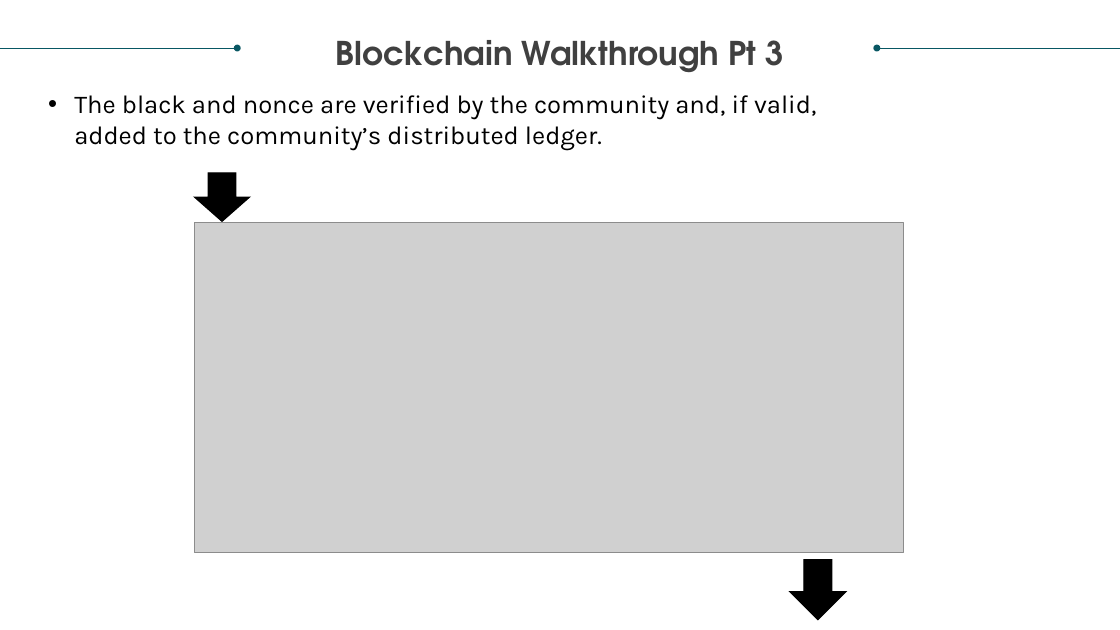
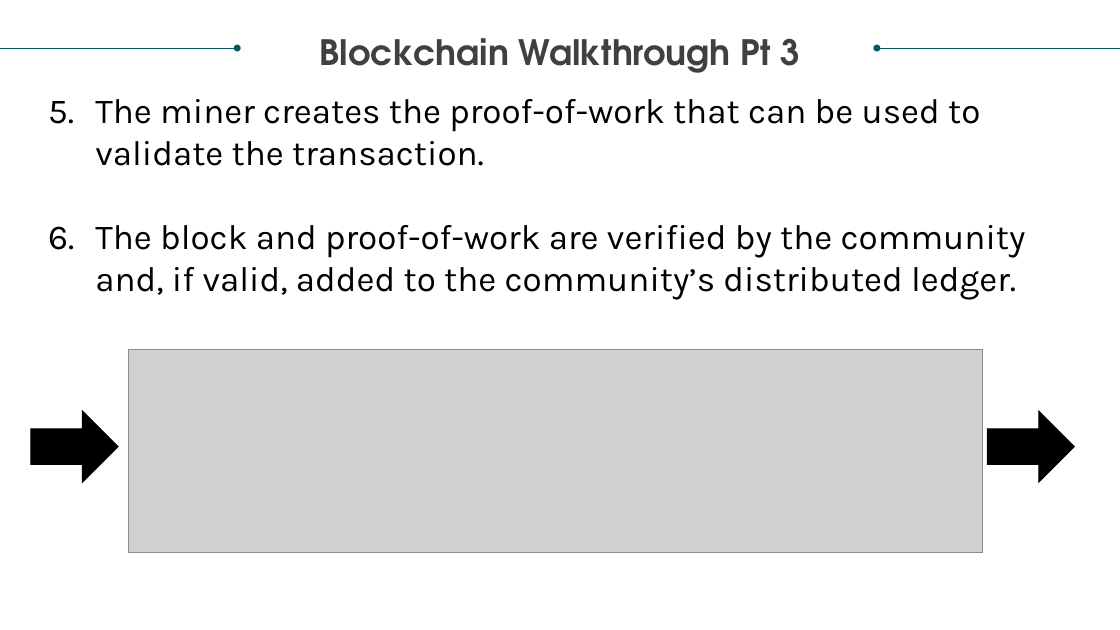
Before and after one commit to realdanielbyrne/BlockChainIntro, a slide deck: slide 7 of DS749 Project_Team 4_Blockchain Analysis.pptx (slide 8 before the commit). Drawn at 1120x630 pixels with LibreOffice and Linux fonts; fonts in the diff are those of the drawing; grey boxes stand for pictures. Boxes give left, top, right and bottom in pixels: in the first picture for what was removed or moved away, otherwise in the second. Text is boxed around its words. In the diff, an @@ line names an element or a change of style, - is before the commit and + after.

```diff
--- a/DS749 Project_Team 4_Blockchain Analysis.pptx
+++ b/DS749 Project_Team 4_Blockchain Analysis.pptx
@@ text "Blockchain Walkthrough Pt 3" at box(320, 38, 801, 73): size 28 to 30 pt @@
@@ text at box(95, 99, 1026, 300): text changed; size 22 to 30 pt @@
-• The black and nonce are verified by the community and, if valid, added to the community’s distributed ledger.
+5. The miner creates the proof-of-work that can be used to validate the transaction.
+6. The block and proof-of-work are verified by the community and, if valid, added to the community’s distributed ledger.
@@ down arrow removed at box(195, 173, 250, 222) @@
@@ picture: place and size @@
-picture at box(195, 223, 904, 553)
+picture at box(129, 350, 983, 553)
@@ down arrow added at box(30, 412, 118, 482), fill #000000, outline #000000 1 pt @@
@@ down arrow added at box(987, 412, 1075, 482), fill #000000, outline #000000 1 pt @@
@@ down arrow removed at box(790, 560, 846, 619) @@
```
Also in this commit, not shown: 9 other slides changed, 1 slide added, 1 slide removed, 1 other file.
